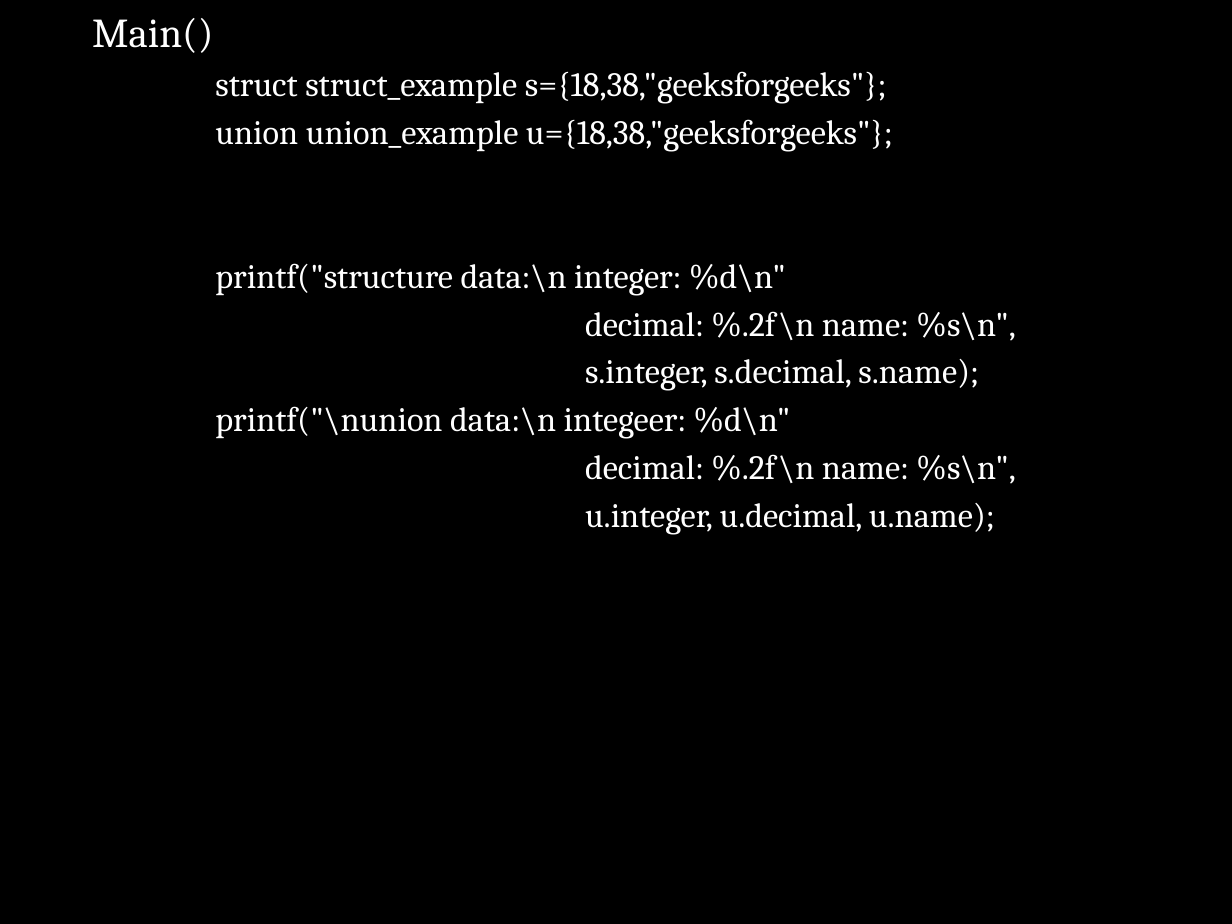
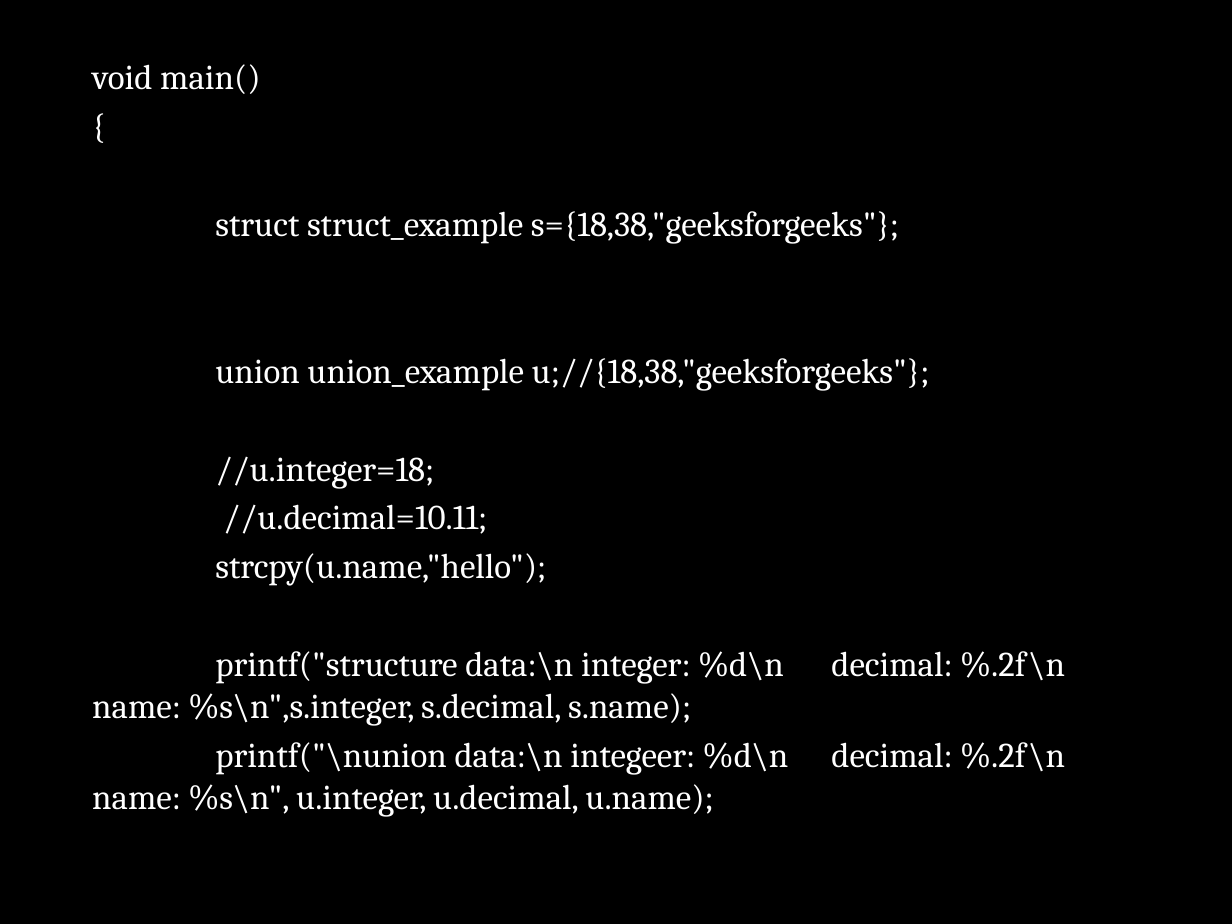
Before and after one commit to Mahesh-7/C_Programs, a slide deck: slide 13 of PPT/structure.pptx. Drawn at 1232x924 pixels with LibreOffice and Linux fonts; fonts in the diff are those of the drawing; background and template pictures are left out. Boxes give left, top, right and bottom in pixels: in the first picture for what was removed or moved away, otherwise in the second. Text is boxed around its words. In the diff, an @@ line names an element or a change of style, - is before the commit and + after.

```diff
--- a/PPT/structure.pptx
+++ b/PPT/structure.pptx
@@ text at <box>92,64,261,94</box>: text changed; size 24 to 20.4 pt @@
-Main()
+void main()
+{
@@ text at <box>215,211,899,244</box>: size 20 to 20.4 pt in "struct struct_example s={18,38,"geeksforgeeks"};" @@
@@ text at <box>92,358,930,817</box>: text changed; size 20 to 20.4 pt @@
-union union_example u={18,38,"geeksforgeeks"};
-printf("structure data:\n integer: %d\n"
-decimal: %.2f\n name: %s\n",
-s.integer, s.decimal, s.name);
-printf("\nunion data:\n integeer: %d\n"
-decimal: %.2f\n name: %s\n",
-u.integer, u.decimal, u.name);
+union union_example u;//{18,38,"geeksforgeeks"};
+//u.integer=18;
+//u.decimal=10.11;
+strcpy(u.name,"hello");
+printf("structure data:\n integer: %d\n decimal: %.2f\n name: %s\n",s.integer, s.decimal, s.name);
+printf("\nunion data:\n integeer: %d\n decimal: %.2f\n name: %s\n", u.integer, u.decimal, u.name);
+}
```
Also in this commit, not shown: 6 other slides changed.
